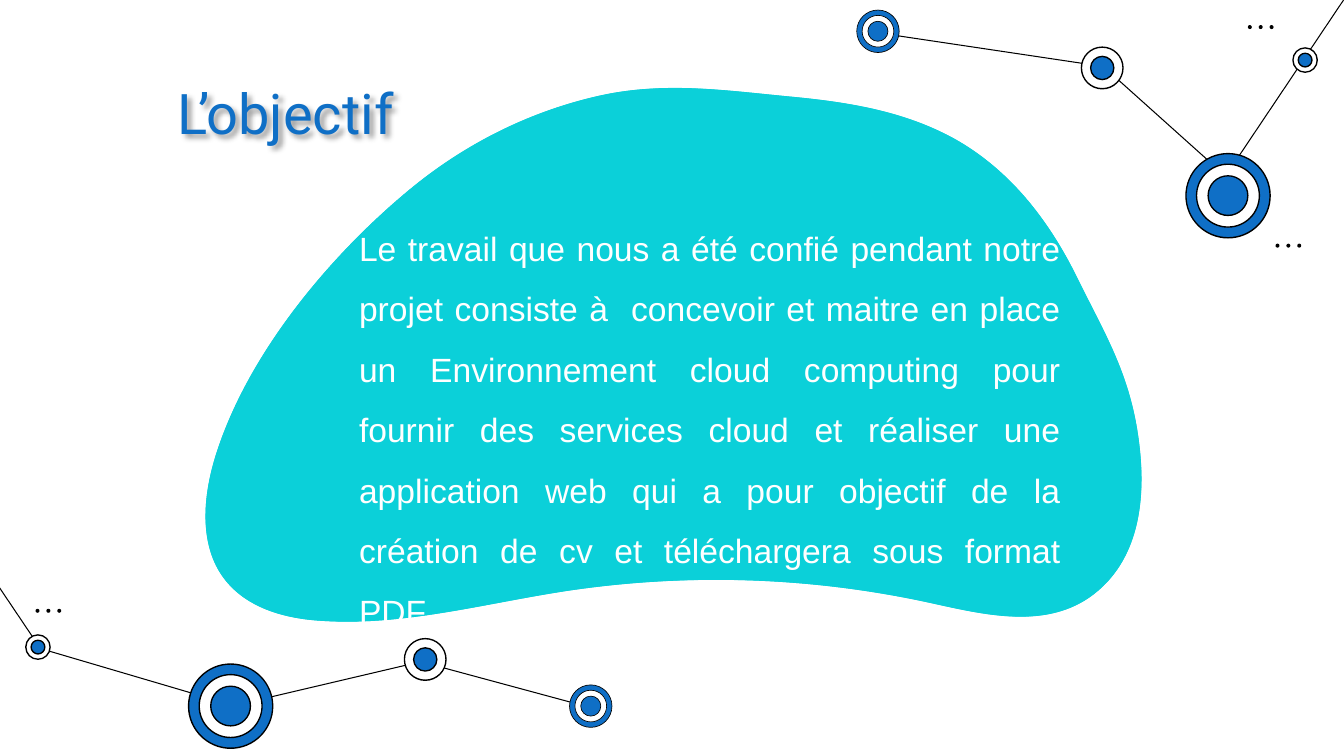
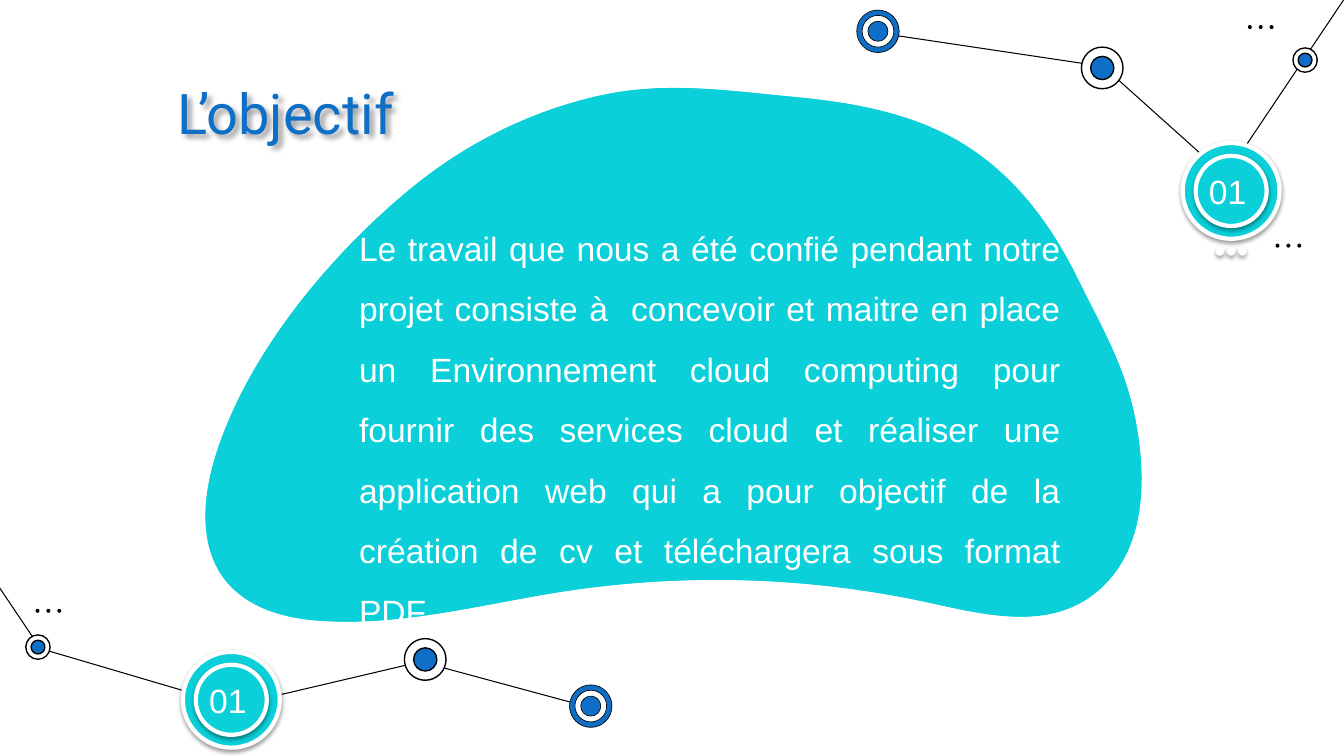
Before and after one commit to muhamedoufi/rapport-cloud, a slide deck: slide 5 of Presentation_cv.pptx. Drawn at 1344x756 pixels with LibreOffice and Linux fonts; fonts in the diff are those of the drawing. Boxes give left, top, right and bottom in pixels: in the first picture for what was removed or moved away, otherwise in the second. Text is boxed around its words. In the diff, an @@ line names an element or a change of style, - is before the commit and + after.

```diff
--- a/Presentation_cv.pptx
+++ b/Presentation_cv.pptx
@@ text added at <box>1209,180,1246,205</box>, 24 pt, text #FFFFFF @@
+01
@@ group added at <box>1183,143,1279,254</box>: 5 ellipses @@
@@ ellipse added at <box>182,652,279,748</box>, fill #0BD0D9, outline #FFFFFF 3 pt @@
@@ ellipse added at <box>196,664,266,735</box>, fill #0BD0D9, outline #FFFFFF 3 pt @@
@@ text added at <box>209,689,246,714</box>, 24 pt, text #FFFFFF @@
+01
```
Also in this commit, not shown: 19 other slides changed, 3 slides added, 3 slides removed, 1 other file.
